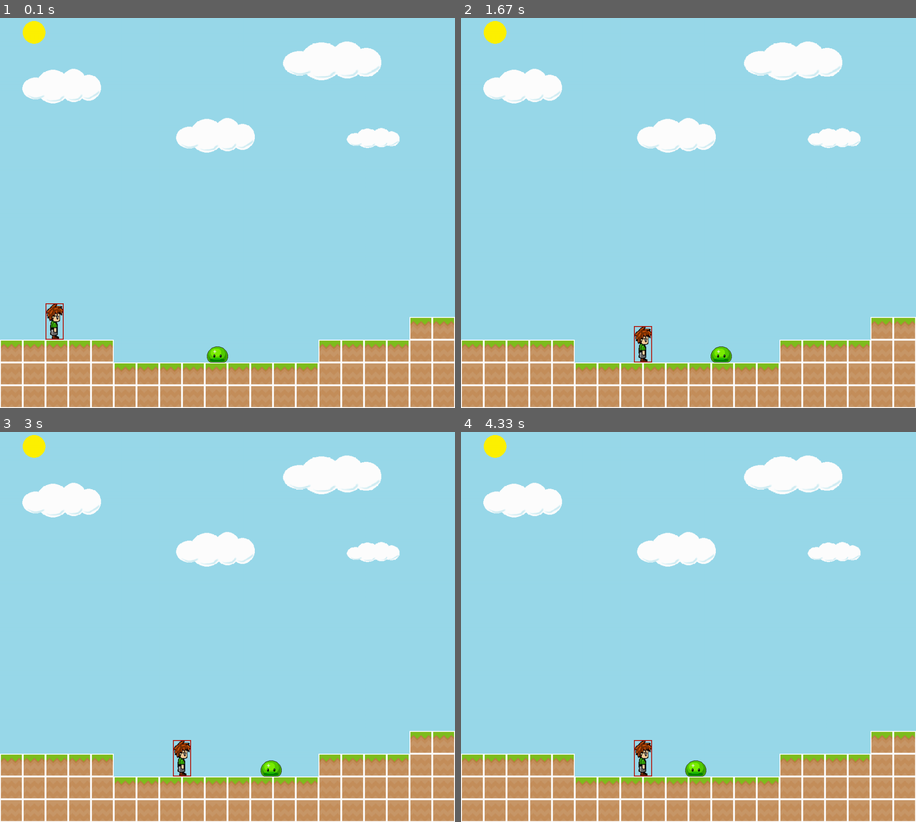
Above: before the commit, frames 1-4 (two rows, left to right).
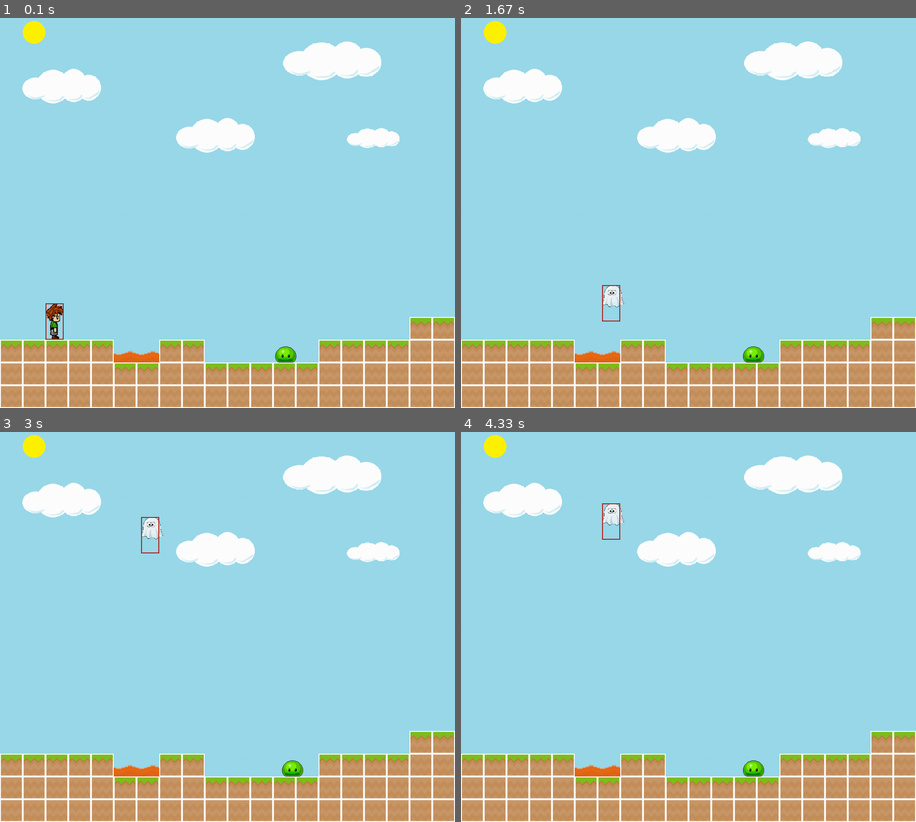
Above: after the commit, the same moments.

Repository: Blakley/Pygame-Platformer
Game: pygame game, started from scripts/main.py
The game is run twice, just before and just after one commit, with the same random seed, the same clock (stepped at 60 frames per second) and the same inputs.
Inputs:
- Up to frame 1 (0.1 s): no input
- Up to frame 2 (1.67 s): hold D 0.33-0.8 s; hold W 0.83-1.13 s; hold D 1.17-1.63 s
- Up to frame 3 (3 s): no input
- Up to frame 4 (4.33 s): no input

The runs differ from the first frame. In frame 1, 1.3% of the frame differs, in the area x 25-66%, y 82-91%; in frame 2, 1.7%; in frame 3, 1.7%, in the area x 25-67%, y 21-91%; in frame 4, 1.7%.

Commit message:
added game over functionality added a lava asset added lava and enemy collision

Diff:
--- /dev/null
+++ b/scripts/backup.py
@@ -0,0 +1,94 @@
+#
+class Player():
+	def __init__(self, x, y, screen):
+		self.images_right = []
+		self.images_left = []
+		self.img_index = 0
+		self.animation_speed = 0
+
+		self.screen = screen
+		self.load_assets()
+
+		# first animation
+		self.image = self.images_right[self.img_index]
+		self.rect = self.image.get_rect()
+
+		self.x = x # player x pos
+		self.y = y # player y pos
+		self.vel_y = 0 # player y velocity
+		self.jumped = False
+		self.player_direction = 0
+		self.key = pygame.key.get_pressed() # controller
+
+	# load all player assets
+	def load_assets(self):
+		for i in range(1, 5):
+			# load right player sprite images
+			imageR = pygame.image.load(f'../assets/Player/guy{i}.png')
+			imageR = pygame.transform.scale(imageR, (settings.tile_size + 25, settings.tile_size + 25))
+			# make left player sprite images
+			imageL = pygame.transform.flip(imageR, True, False)
+			self.images_right.append(imageR)
+			self.images_left.append(imageL)
+
+	#
+	def collision(self):
+		print("")
+
+	#
+	def controller(self):
+		if self.key[pygame.K_w] and self.jumped == False: # jump
+			self.vel_y = -15
+			self.jumped = True
+
+		if self.key[pygame.K_w] == False:
+			self.jumped = False
+
+		if self.key[pygame.K_a]: # left
+			dx -= 5
+			self.animation_speed += 1
+			self.player_direction = -1
+
+		if self.key[pygame.K_d]: # right
+			dx += 5
+			self.animation_speed += 1
+			self.player_direction = -1
+
+		if self.key[pygame.K_a] == False and self.key[pygame.K_d] == False: # reset animation
+			self.animation_speed = 0
+			self.img_index = 0
+			# determine the position of the player after they've stopped moving
+			if self.player_direction == 1:
+				self.image = self.images_right[self.index]
+			if self.player_direction == -1:
+				self.image = self.images_left[self.index]
+
+	#
+	def draw_player(self):
+		dx = 0
+		dy = 0
+		walk_cool_down = 0
+
+		# controller handler
+		self.controller()
+
+		# gravity check
+		self.vel_y += 1
+		if self.vel_y > 10:
+			self.vel_y = 10
+		dy += self.vel_y
+
+		# collision check
+		# self.collision()
+
+		# update coordinates
+		self.x += dx
+		self.y += dy
+
+		# stop player from falling from bottom of screen (temp)
+		if self.rect.bottom > settings.h:
+			self.rect.bottom = settings.h
+			dy = 0
+
+		# draw the player
+		self.screen.blit(self.image, self.rect)
--- a/scripts/main.py
+++ b/scripts/main.py
@@ -7,7 +7,10 @@
 
 
 # global variables
+game_over = 0
 enemies = []
+geo = []
+
 
 class Player():
 	def __init__(self, x, y, screen, world):
@@ -22,6 +25,7 @@
 
 		self.load_assets()
 		self.image = self.images_right[self.img_index] # first animation
+		self.dead = pygame.image.load('../assets/Player/dead.png')
 
 		self.rect = self.image.get_rect()
 		self.rect.x = x
@@ -89,6 +93,7 @@
 
 	# handle player collision
 	def collision(self, dx, dy):
+		global game_over
 		values = []
 
 		for tile in self.world.tiles:
@@ -106,10 +111,17 @@
 				elif self.vel_y >= 0:
 					dy = tile[1].top - self.rect.bottom
 
+		# check for collision with enemies
+		if pygame.sprite.spritecollide(self, enemies[0], False):
+			game_over = -1
+
+		# check for collision with lava
+		if pygame.sprite.spritecollide(self, geo[0], False):
+			game_over = -1
+
 		values.append(dx)
 		values.append(dy)
 		return values
-
 
 	# handle sprite animation
 	def animation(self, cool_down):
@@ -132,39 +144,46 @@
 
 	# Update the player
 	def draw_player(self):
+		global game_over
+
 		dx = 0
 		dy = 0
 		walk_cool_down = 5
 
-		# input handler
-		key = self.controller(dx, dy)
-		dx = key[0]
-		dy = key[1]
-
-		# animation handler
-		self.animation(walk_cool_down)
-
-		# add gravity
-		self.vel_y += 1
-		if self.vel_y > 10:
-			self.vel_y = 10
-		dy += self.vel_y
-
-		# check for collision
-		col = self.collision(dx, dy)
-		dx = col[0]
-		dy = col[1]
-
-		# update player coordinates
-		self.rect.x += dx
-		self.rect.y += dy
-
-		if self.rect.bottom > settings.h:
-			self.rect.bottom = settings.h
-			dy = 0
+		if game_over == 0:
+
+			# input handler
+			key = self.controller(dx, dy)
+			dx = key[0]
+			dy = key[1]
+
+			# animation handler
+			self.animation(walk_cool_down)
+
+			# add gravity
+			self.vel_y += 1
+			if self.vel_y > 10:
+				self.vel_y = 10
+			dy += self.vel_y
+
+			# check for collision
+			col = self.collision(dx, dy)
+			dx = col[0]
+			dy = col[1]
+
+			# update player coordinates
+			self.rect.x += dx
+			self.rect.y += dy
+
+		# change to dead player image
+		elif game_over == -1:
+			self.image = self.dead
+			if self.rect.y > 200:
+				self.rect.y -= 5
 
 		self.screen.blit(self.image, self.rect)
 		self.draw_outline()
+
 
 class Enemy(pygame.sprite.Sprite):
 	def __init__(self, x, y, screen):
@@ -185,9 +204,22 @@
 		self.move_counter += 1
 
 		# if moved x amount, change enemy direction
-		if abs(self.move_counter) > 150:
+		if abs(self.move_counter) > 50:
 			self.move_direction *= -1
 			self.move_counter *= -1
+
+
+class Lava(pygame.sprite.Sprite):
+	def __init__(self, x, y, screen):
+		self.screen = screen
+		pygame.sprite.Sprite.__init__(self)
+		img = pygame.image.load('../assets/Tiles/lava.png')
+		self.image = pygame.transform.scale(img, (settings.tile_size, settings.tile_size // 2))
+
+
+		self.rect = self.image.get_rect()
+		self.rect.x = x
+		self.rect.y = y
 
 
 class World():
@@ -228,9 +260,12 @@
 					img_rect.y = row * settings.tile_size
 					tile = (img, img_rect)
 					self.tiles.append(tile)
-				if (tile == 3):
+				if (tile == 3): # blob enemy
 					blob = Enemy(col * settings.tile_size, row * settings.tile_size + 15, self.screen) # (x, y, screen)
 					enemies[0].add(blob)
+				if (tile == 4): # lava
+					lava = Lava(col * settings.tile_size, row * settings.tile_size + (settings.tile_size // 2), self.screen)
+					geo[0].add(lava)
 
 				col += 1
 			row += 1
@@ -270,9 +305,15 @@
 
 	# start game
 	def start(self):
+		global game_over
 		global enemies
+		global geo
+
 		enemy_blobs = pygame.sprite.Group()
+		lava_group = pygame.sprite.Group()
+
 		enemies.append(enemy_blobs)
+		geo.append(lava_group)
 
 		world = World(self.screen)
 		player = Player(100, settings.h - 130, self.screen, world)
@@ -282,12 +323,14 @@
 			self.clock.tick(self.fps)
 
 			world.draw_world()
-			# world.draw_grid()
 			world.draw_tiles()
 			player.draw_player()
 
-			enemies[0].update()
+			if game_over == 0:
+				enemies[0].update()
+
 			enemies[0].draw(self.screen) # draw the blob group
+			geo[0].draw(self.screen)
 
 			for event in pygame.event.get():
 				if event.type == pygame.QUIT:
--- a/scripts/settings.py
+++ b/scripts/settings.py
@@ -25,8 +25,8 @@
 	[0, 0, 0, 0, 0, 0, 0, 0, 0, 0, 0, 0, 0, 0, 0, 0, 0, 0, 0, 0],
 	[0, 0, 0, 0, 0, 0, 0, 0, 0, 0, 0, 0, 0, 0, 0, 0, 0, 0, 0, 0],
 	[0, 0, 0, 0, 0, 0, 0, 0, 0, 0, 0, 0, 0, 0, 0, 0, 0, 0, 1, 1],
-	[1, 1, 1, 1, 1, 0, 0, 0, 0, 3, 0, 0, 0, 0, 1, 1, 1, 1, 2, 2],
-	[2, 2, 2, 2, 2, 1, 1, 1, 1, 1, 1, 1, 1, 1, 2, 2, 2, 2, 2, 2],
+	[1, 1, 1, 1, 1, 4, 4, 1, 1, 0, 0, 0, 3, 0, 1, 1, 1, 1, 2, 2],
+	[2, 2, 2, 2, 2, 1, 1, 2, 2, 1, 1, 1, 1, 1, 2, 2, 2, 2, 2, 2],
 	[2, 2, 2, 2, 2, 2, 2, 2, 2, 2, 2, 2, 2, 2, 2, 2, 2, 2, 2, 2]
 ]
 
Binary file added: assets/Player/dead.png
Binary file added: assets/Tiles/lava.png
